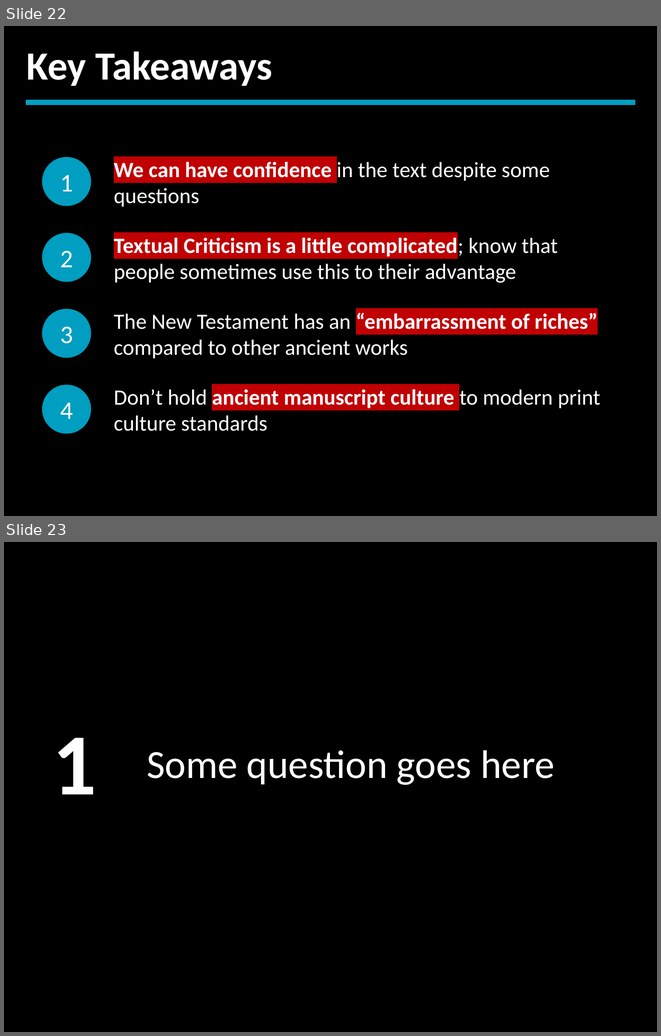
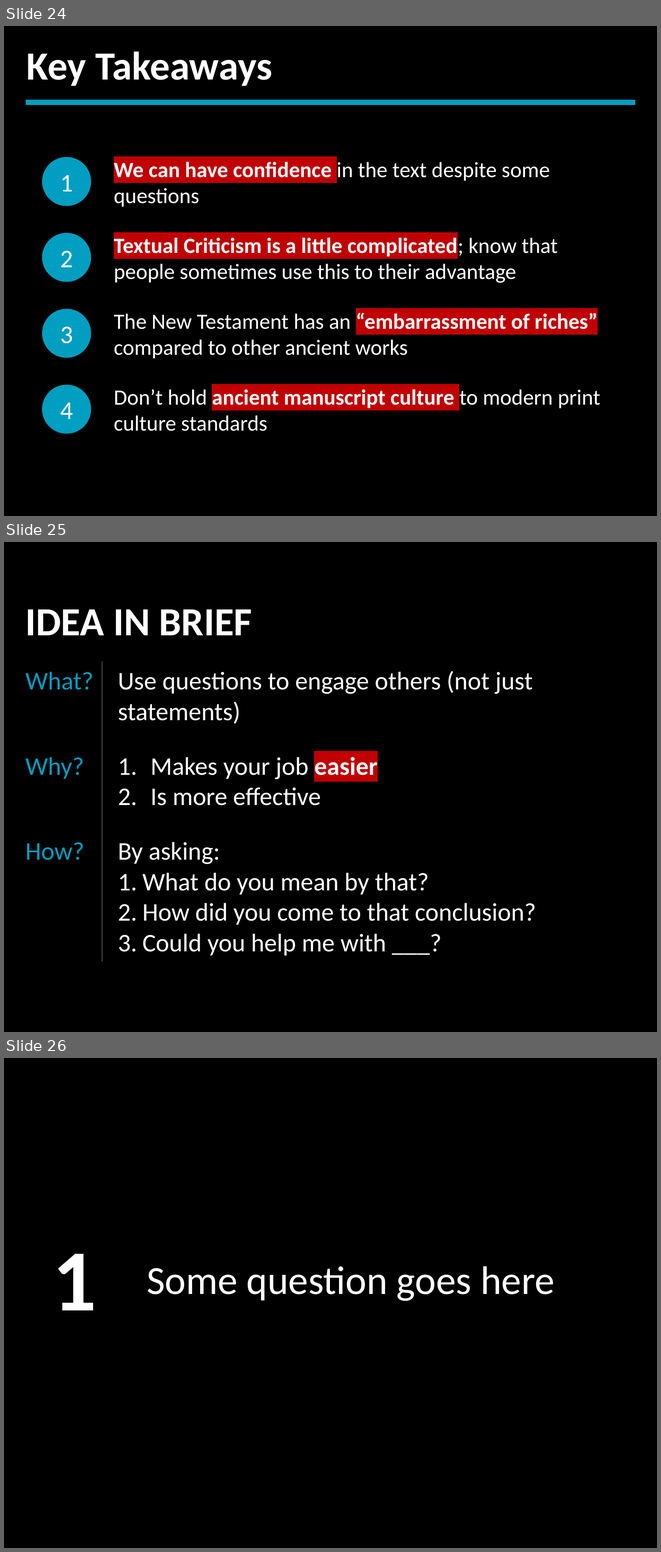
Before and after one commit to LukeMurphey/Ai1L, a slide deck: companion-website/public/files/Template.pptx. Shown one above the other, each under a label of ours: slides 22 and 23 before the commit, slides 24, 25 and 26 after it. The pictures are 661x1036 and 661x1552 pixels, drawn with LibreOffice and Linux fonts; fonts in the diff are those of the drawing. Boxes give left, top, right and bottom in pixels: in the first picture for what was removed or moved away, otherwise in the second. Text is boxed around its words. In the diff, an @@ line names an element or a change of style, - is before the commit and + after.

```diff
--- a/companion-website/public/files/Template.pptx
+++ b/companion-website/public/files/Template.pptx
@@ slide 25 added at [4,542,657,1032], background #000000 @@
@@ text added at [25,609,253,635], 44 pt, text #FFFFFF, bold @@
+IDEA IN BRIEF
@@ line added from (102, 661) to (102, 961), #404040 0.75 pt @@
@@ text added at [25,671,93,690], 28 pt, text #009EC0 @@
+What?
@@ text added at [118,671,533,724], 28 pt, text #FFFFFF @@
+Use questions to engage others (not just statements)
@@ text added at [25,757,84,779], 28 pt, text #009EC0 @@
+Why?
@@ text added at [150,757,378,805], 28 pt, text #FFFFFF @@
+1. Makes your job easier
+2. Is more effective
@@ text added at [25,842,84,860], 28 pt, text #009EC0 @@
+How?
@@ text added at [118,841,536,955], 28 pt, text #FFFFFF @@
+By asking:
+1. What do you mean by that?
+2. How did you come to that conclusion?
+3. Could you help me with ___?
@@ what was slide 22 is now slide 24 @@
@@ what was slide 23 is now slide 26 @@
```
Also in this commit, not shown: 2 slides changed, 2 other slides added, 9 other files.
